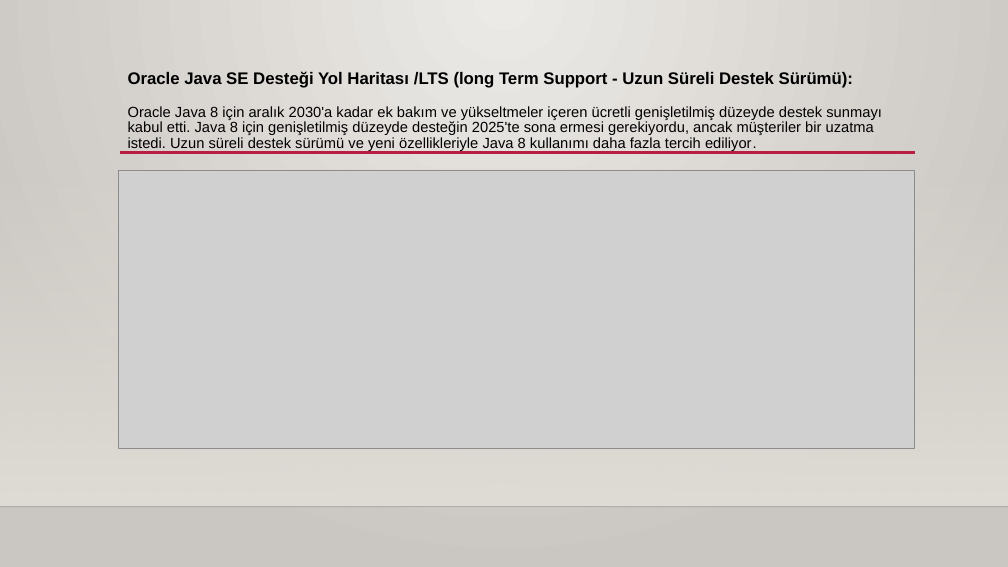
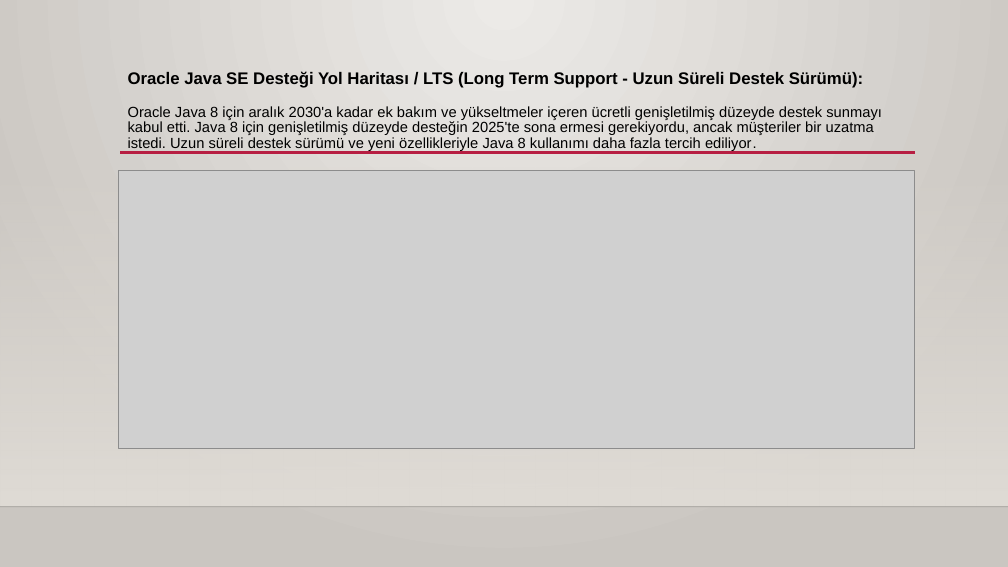
Before and after one commit to 207-Atmosware-Java-Bootcamp/1-hafta-pazartesi-odevi-tubaargin, a slide deck: slide 7 of 1-hafta-pazartesi-odevi-tubaargin.pptx. Drawn at 1008x567 pixels with LibreOffice and Linux fonts; fonts in the diff are those of the drawing; grey boxes stand for pictures; background and template pictures are left out. Boxes give left, top, right and bottom in pixels: in the first picture for what was removed or moved away, otherwise in the second. Text is boxed around its words. In the diff, an @@ line names an element or a change of style, - is before the commit and + after.

```diff
--- a/1-hafta-pazartesi-odevi-tubaargin.pptx
+++ b/1-hafta-pazartesi-odevi-tubaargin.pptx
@@ title at [128,71,882,152]: text changed @@
-Oracle Java SE Desteği Yol Haritası /LTS (long Term Support - Uzun Süreli Destek Sürümü):
-Oracle Java 8 için aralık 2030'a kadar ek bakım ve yükseltmeler içeren ücretli genişletilmiş düzeyde destek sunmayı kabul etti. Java 8 için genişletilmiş düzeyde desteğin 2025'te sona ermesi gerekiyordu, ancak müşteriler bir uzatma istedi. Uzun süreli destek sürümü ve yeni özellikleriyle Java 8 kullanımı daha fazla tercih ediliyor.
+Oracle Java SE Desteği Yol Haritası / LTS (Long Term Support - Uzun Süreli Destek Sürümü):
+Oracle Java 8 için aralık 2030'a kadar ek bakım ve yükseltmeler içeren ücretli genişletilmiş düzeyde destek sunmayı kabul etti. Java 8 için genişletilmiş düzeyde desteğin 2025'te sona ermesi gerekiyordu, ancak müşteriler bir uzatma istedi. Uzun süreli destek sürümü ve yeni özellikleriyle Java 8 kullanımı daha fazla tercih ediliyor.
```
Also in this commit, not shown: 1 other slide changed.
